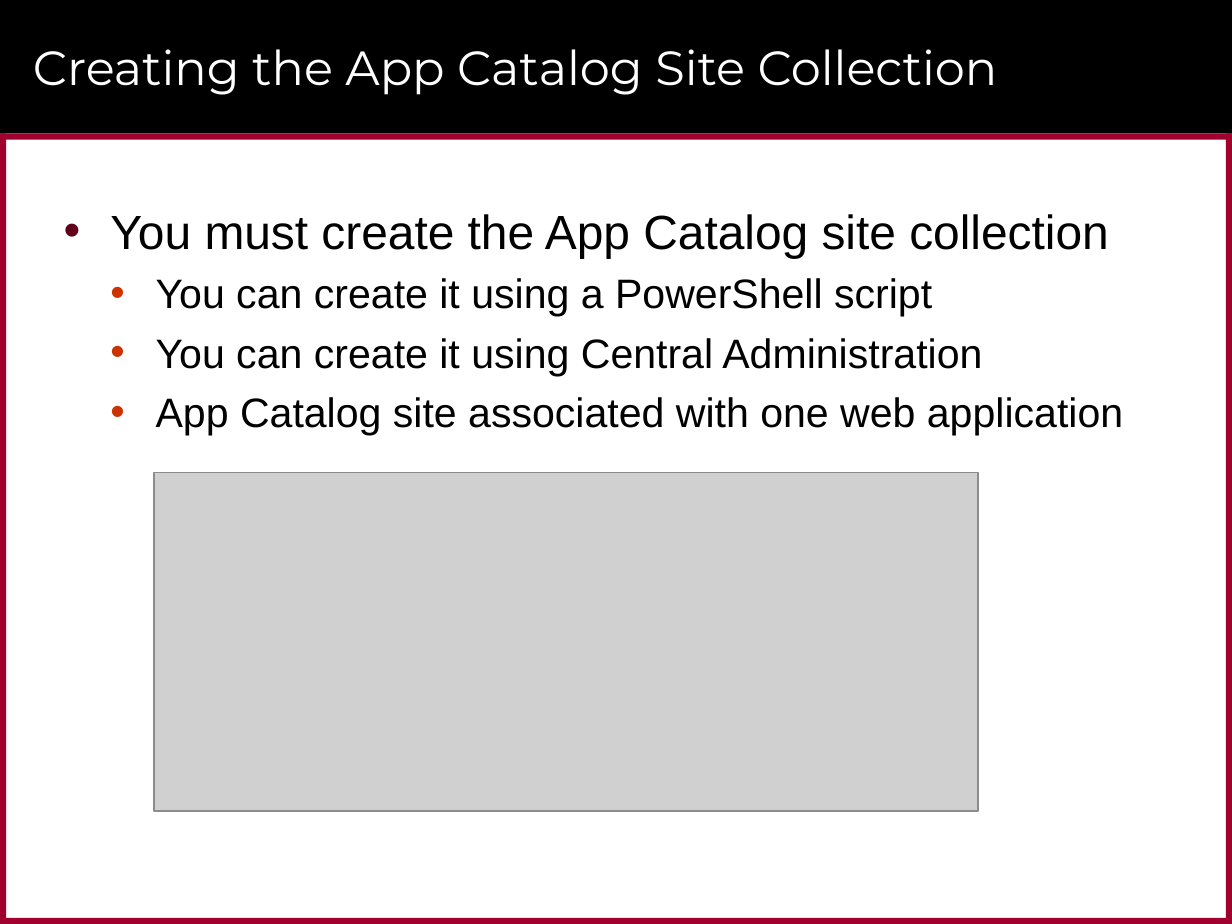
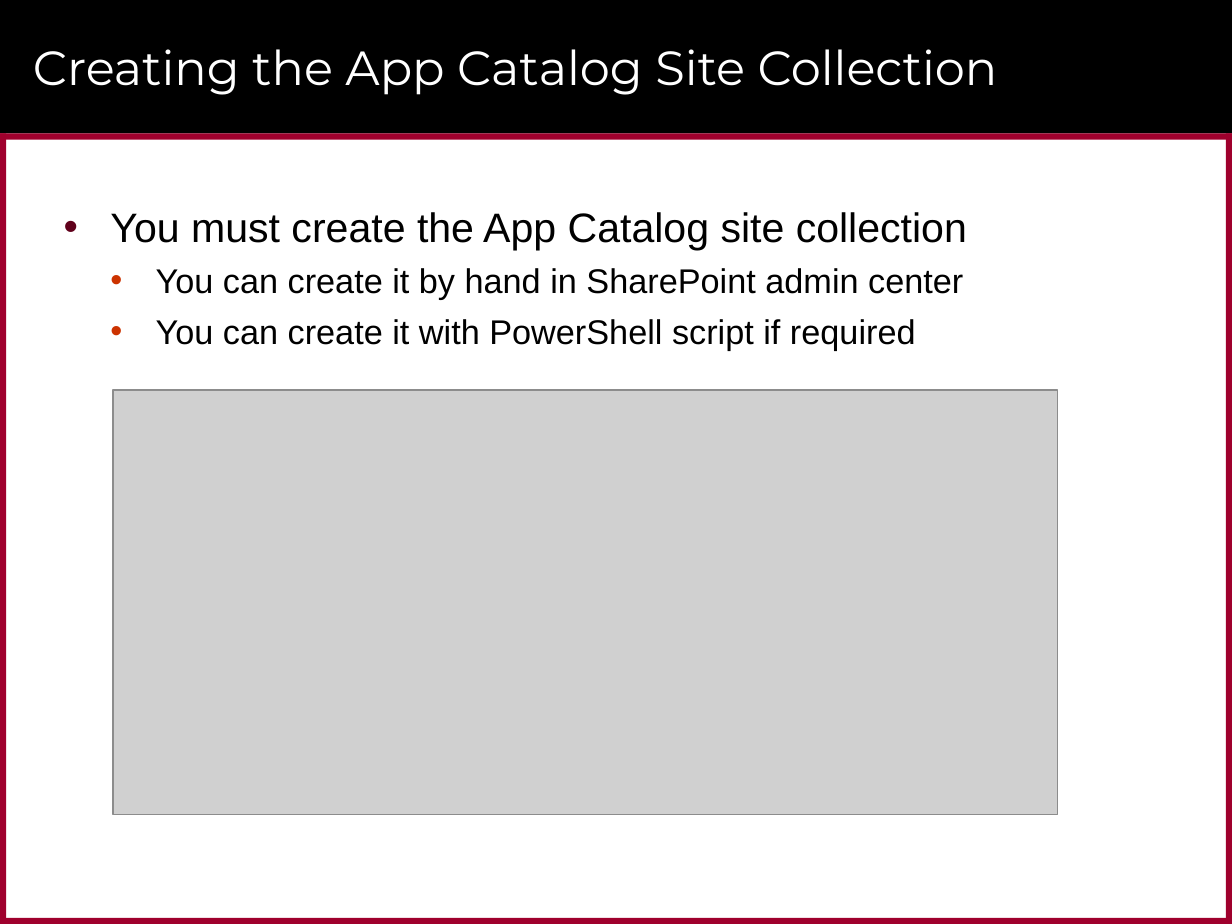
Before and after one commit to CriticalPathTraining/MSD365_Courseware, a slide deck: slide 4 of 06 PackagingAndDeployment.pptx. Drawn at 1232x924 pixels with LibreOffice and Linux fonts; fonts in the diff are those of the drawing; grey boxes stand for pictures; background and template pictures are left out. Boxes give left, top, right and bottom in pixels: in the first picture for what was removed or moved away, otherwise in the second. Text is boxed around its words. In the diff, an @@ line names an element or a change of style, - is before the commit and + after.

```diff
--- a/06 PackagingAndDeployment.pptx
+++ b/06 PackagingAndDeployment.pptx
@@ text at bbox=[110, 212, 967, 250]: size 28 to 24 pt in "You must create the App Catalog site ..." @@
@@ text at bbox=[156, 268, 963, 351]: text changed; size 24 to 20 pt @@
-  • You can create it using a PowerShell script
-  • You can create it using Central Administration
-  • App Catalog site associated with one web application
+  • You can create it by hand in SharePoint admin center
+  • You can create it with PowerShell script if required
@@ picture: place and size @@
-picture at bbox=[154, 472, 978, 811]
+picture at bbox=[113, 391, 1058, 816]
```
Also in this commit, not shown: 9 other slides changed, 2 slides added, 10 slides removed, 11 other files.
